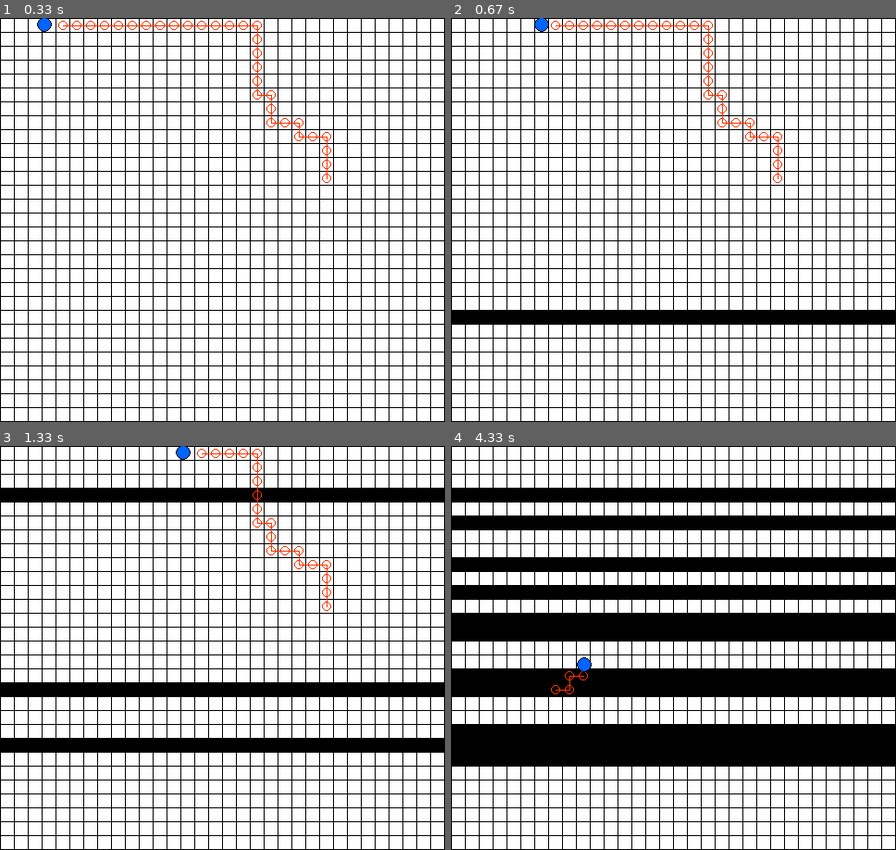
Above: before the commit, frames 1-4 (two rows, left to right).
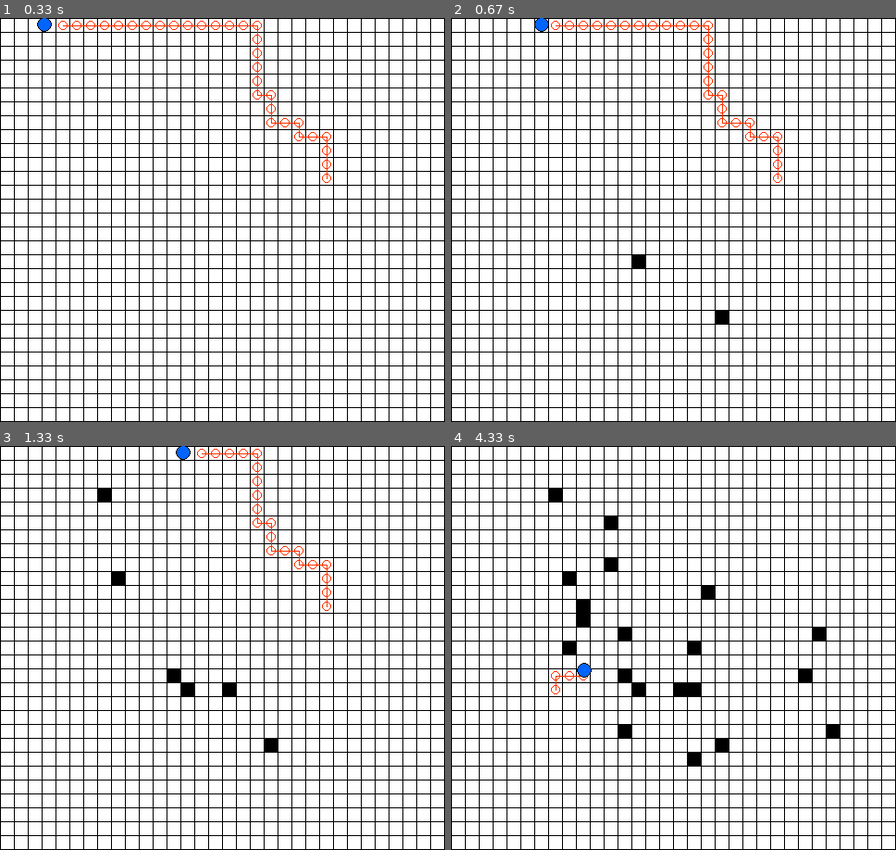
Above: after the commit, the same moments.

Repository: amstocker/TDgame
Game: pygame game, started from pathfinding_demo/demo.py
Same seed, same stepped clock (60 frames per second), same inputs: the game is played once before the commit and once after it. The source is Python 2; it was converted automatically to run under Python 3.
Inputs (mouse positions are in pixels of both pictures, inside the frame that each line leads up to):
- Up to frame 1 (0.33 s): no input
- Up to frame 2 (0.67 s): press the mouse at (566, 224) at 0.37 s; move the mouse to (642, 264) at 0.47 s; release the mouse at (718, 308) at 0.6 s
- Up to frame 3 (1.33 s): press the mouse at (115, 652) at 0.7 s; move the mouse to (111, 575) at 0.8 s; release the mouse at (106, 498) at 0.93 s; press the mouse at (115, 652) at 1.03 s; move the mouse to (173, 672) at 1.13 s; release the mouse at (226, 692) at 1.27 s
- Up to frame 4 (4.33 s): press the mouse at (566, 652) at 1.37 s; move the mouse to (588, 607) at 1.47 s; release the mouse at (611, 563) at 1.6 s; press the mouse at (566, 652) at 1.7 s; move the mouse to (686, 643) at 1.8 s; release the mouse at (811, 639) at 1.93 s; press the mouse at (566, 652) at 2.03 s; move the mouse to (700, 688) at 2.13 s; release the mouse at (829, 724) at 2.27 s; right-click (548, 692) at 2.38 s; press the mouse at (548, 692) at 2.7 s; move the mouse to (562, 652) at 2.8 s; release the mouse at (575, 615) at 2.93 s; press the mouse at (548, 692) at 3.03 s; move the mouse to (575, 603) at 3.13 s; release the mouse at (606, 514) at 3.27 s; press the mouse at (548, 692) at 3.37 s; move the mouse to (624, 724) at 3.47 s; release the mouse at (700, 761) at 3.6 s; press the mouse at (548, 692) at 3.7 s; move the mouse to (673, 684) at 3.8 s; release the mouse at (802, 680) at 3.93 s; press the mouse at (548, 692) at 4.03 s; move the mouse to (629, 635) at 4.13 s; release the mouse at (704, 583) at 4.27 s

Frame 1 is identical in both runs. In frame 2, 3.0% of the frame differs, in the area x 0-100%, y 58-76%; in frame 3, 8.8%; in frame 4, 32%, in the area x 0-100%, y 10-80%.

Commit message:
demo is now functional, can now left-click to add obstacles, right click to set target

Diff:
--- a/pathfinding_demo/demo.py
+++ b/pathfinding_demo/demo.py
@@ -48,7 +48,7 @@
     def __init__(self, n, m, resolution):
         self.n = n
         self.m = m
-        self.Grid = [[0]*m]*n
+        self.Grid = {(i,j):0 for i in xrange(n) for j in xrange(m)}
         self.dx = resolution[0]/n
         self.dy = resolution[1]/m
 
@@ -62,10 +62,13 @@
     def render(self, screen):
         for i in xrange(self.n):
             for j in xrange(self.m):
-                if self.Grid[i][j] == 1:
+                if self.Grid[(i, j)] == 1:
                     c = self.getCoordinate((i, j))
                     rect = [c[0]-self.dx/2, c[1]-self.dy/2, self.dx, self.dy]
                     pygame.draw.rect(screen, (0,0,0), rect)
+
+    def insert(self, node, value):
+        self.Grid[node] = value
 
 
 
@@ -95,14 +98,13 @@
 
     def mouseUp(self, button, pos):
         if button == 1:
-            n = self.grid.getNode(pos)
-            print self.grid.Grid[n[0]]
-            print n[0], n[1]
-            self.grid.Grid[n[0]][n[1]] = 1
-            print self.grid.Grid
+            node = self.grid.getNode(pos)
+            self.grid.insert(node, 1)
 
     def mouseMotion(self, buttons, pos, rel):
-        pass
+        if buttons[0] == 1:
+            node = self.grid.getNode(pos)
+            self.grid.insert(node, 1)
 
     def update(self):
         self.A.update(self.grid)
@@ -113,5 +115,114 @@
         self.A.render(self.screen, self.grid)
 
 
+
+
+class BinaryHeap:
+    def __init__(self):
+        self.heap = [0,[0,-1],[0,-1],[0,-1]]
+        self.size = 0
+
+    # node -> [(x, y), cost]
+    def insert(self, node):
+        if self.size == len(self.heap)-1:
+            self.heap += [[0,-1]]*(self.size+1)
+        self.size += 1
+        pos = self.size
+        while pos > 1 and node[1] < self.heap[pos/2][1]:
+            self.heap[pos] = self.heap[pos/2]
+            pos /= 2
+        self.heap[pos] = node
+
+    def remove_priority(self):
+        if self.size == 1:
+            priority = self.heap[1]
+            self.heap[1] = [0,-1]
+            self.size = 0
+            return priority
+        elif self.size > 0:
+            priority = self.heap[1]
+            node = self.heap[self.size]
+            self.heap[self.size] = [0,-1]
+            self.size -= 1
+            pos = 1
+            while pos <= self.size/2:
+                lchild = self.heap[2*pos]
+                rchild = self.heap[2*pos+1]
+                if node[1] > max(lchild[1],rchild[1]) > -1:
+                    if lchild[1] <= rchild[1] or rchild[1] == -1:
+                        self.heap[pos] = lchild
+                        pos = 2*pos
+                    else:
+                        self.heap[pos] = rchild
+                        pos = 2*pos+1
+                elif node[1] > min(lchild[1],rchild[1]) > -1:
+                    if lchild[1] < rchild[1]:
+                        self.heap[pos] = lchild
+                        pos = 2*pos
+                    else:
+                        self.heap[pos] = rchild
+                        pos = 2*pos+1
+                else:
+                    break
+            self.heap[pos] = node
+            return priority
+        else:
+            return -1
+
+
+# source, target -> (x,y)
+def Dijkstra(grid, source, target):
+    # distances and parents dictionary
+    D = {}
+    # visited vertices list
+    S = []
+    # priority queue for minimum distance node
+    Q = BinaryHeap()
+
+    maxn = grid.n
+    maxm = grid.m
+    # dictionary initiation
+    for n in xrange(grid.n):
+        for m in xrange(grid.m):
+            if (n, m) == source:
+                D[(n, m)] = (0, source)
+            else:
+                # since there are less than 1000 nodes on the graph, 1000 can serve as /infinite/ distance
+                D[(n, m)] = (1000, 0)
+    Q.insert([source, 0])
+    # main loop
+    while Q.size > 0:
+        x = Q.remove_priority()
+        if x[0] == target:
+            break
+        if x[1] == 1000:
+            break
+        S.insert(0, x[0])
+        # for each v near x
+        for i in [[1,0], [0,1], [-1,0], [0,-1]]:
+            # maxn, maxm are size of grid
+            if maxn > x[0][0]+i[0] >= 0 and maxm > x[0][1]+i[1] >= 0:
+                v = (x[0][0]+i[0], x[0][1]+i[1])
+                if v not in S:
+                    # where 1 is the dist between adjacent nodes, 1000 if wall (diagonals excluded)
+                    if grid.Grid[v] == 1:
+                        dist = 1000
+                    else:
+                        dist = 1
+                    d = D[x[0]][0] + dist
+                    if d < D[v][0]:
+                        D[v] = (d, x[0])
+                        Q.insert([v, d])
+    # retrieve path
+    waypoints = [target]
+    p = target
+    while p != source:
+        p = D[p][1]
+        waypoints.insert(0, p)
+    return waypoints
+
+
+
+
 c = Core()
 c.mainLoop(40)
